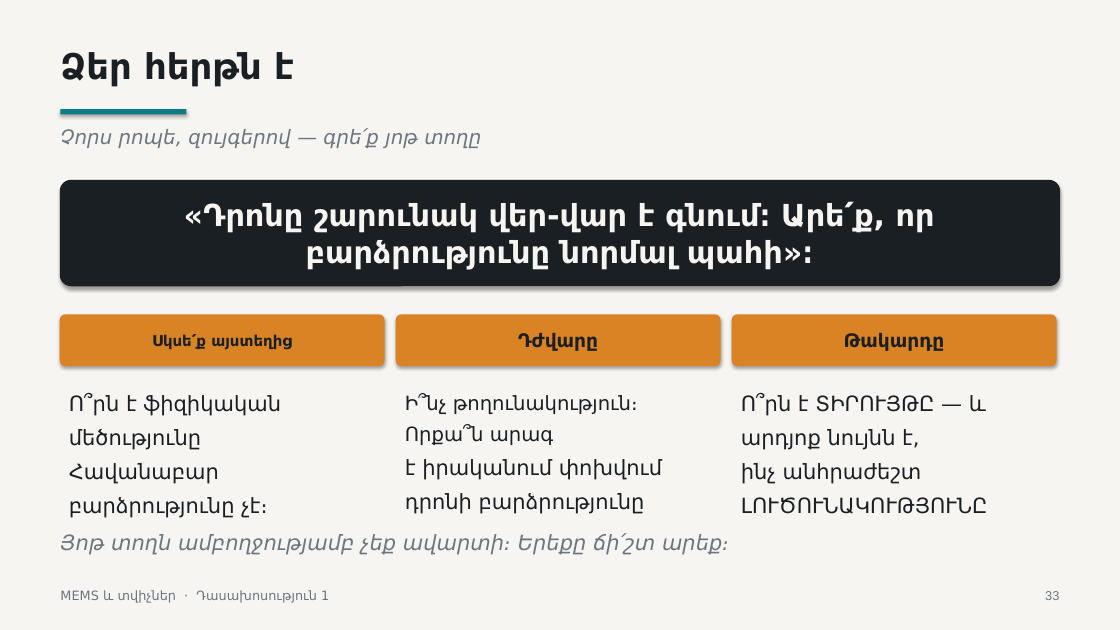
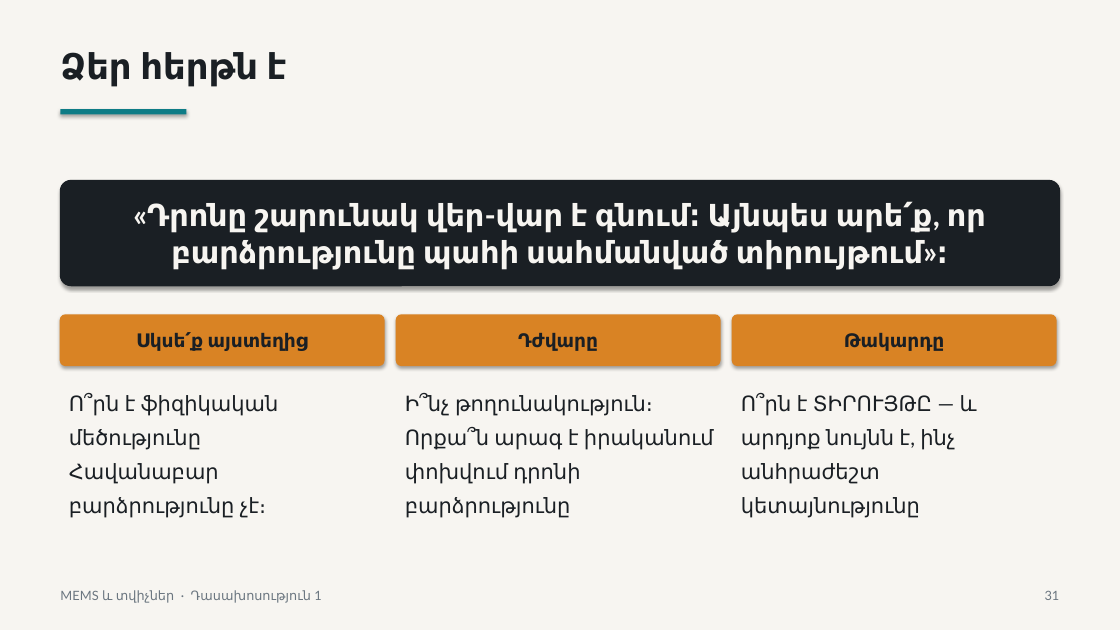
Before and after one commit to Vhovh99/mems-and-sensors-subject, a slide deck: slide 31 of lectures/lecture-01/output/L1-MEMS-measurement-system-architecture-HY.pptx (slide 33 before the commit). Drawn at 1120x630 pixels with LibreOffice and Linux fonts; fonts in the diff are those of the drawing. Boxes give left, top, right and bottom in pixels: in the first picture for what was removed or moved away, otherwise in the second. Text is boxed around its words. In the diff, an @@ line names an element or a change of style, - is before the commit and + after.

```diff
--- a/lectures/lecture-01/output/L1-MEMS-measurement-system-architecture-HY.pptx
+++ b/lectures/lecture-01/output/L1-MEMS-measurement-system-architecture-HY.pptx
@@ text removed at [60,128,481,148] @@
-Չորս րոպե, զույգերով — գրե՛ք յոթ տողը
@@ text in rounded rectangle at [147,202,986,269]: text changed; font DejaVu Sans to Lato @@
-«Դրոնը շարունակ վեր-վար է գնում։ Արե՛ք, որ բարձրությունը նորմալ պահի»։
+«Դրոնը շարունակ վեր-վար է գնում։ Այնպես արե՛ք, որ բարձրությունը պահի սահմանված տիրույթում»։
@@ rounded rectangle "Սկսե՛ք այստեղից" at [60,315,384,365]: size 12.8 to 16 pt, font DejaVu Sans to Lato @@
@@ font DejaVu Sans to Lato in 3 elements at [60,590,321,603], [60,52,287,86], [69,395,279,518] @@
@@ text at [405,394,714,484]: text changed; font DejaVu Sans to Lato @@
-Ի՞նչ թողունակություն։ Որքա՞ն արագ
-է իրականում փոխվում դրոնի բարձրությունը
+Ի՞նչ թողունակություն։ Որքա՞ն արագ է իրականում փոխվում դրոնի բարձրությունը
@@ text at [741,394,977,484]: text changed; font DejaVu Sans to Lato @@
-Ո՞րն է ՏԻՐՈՒՅԹԸ — և արդյոք նույնն է,
-ինչ անհրաժեշտ ԼՈՒԾՈՒՆԱԿՈՒԹՅՈՒՆԸ
+Ո՞րն է ՏԻՐՈՒՅԹԸ — և արդյոք նույնն է, ինչ անհրաժեշտ կետայնությունը
@@ text removed at [60,533,729,555] @@
-Յոթ տողն ամբողջությամբ չեք ավարտի։ Երեքը ճի՛շտ արեք։
@@ text at [1045,591,1060,600]: text changed; font Arial to Lato @@
-33
+31
```
Also in this commit, not shown: 38 other slides changed, 6 slides removed.
